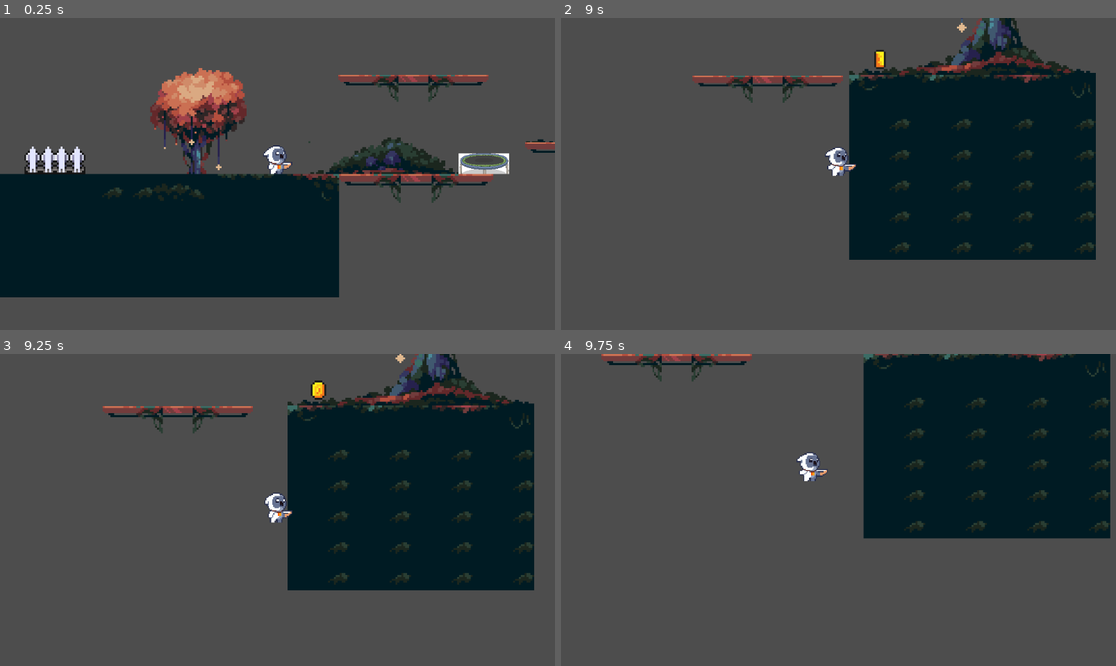
Above: before the commit, frames 1-4 (two rows, left to right).
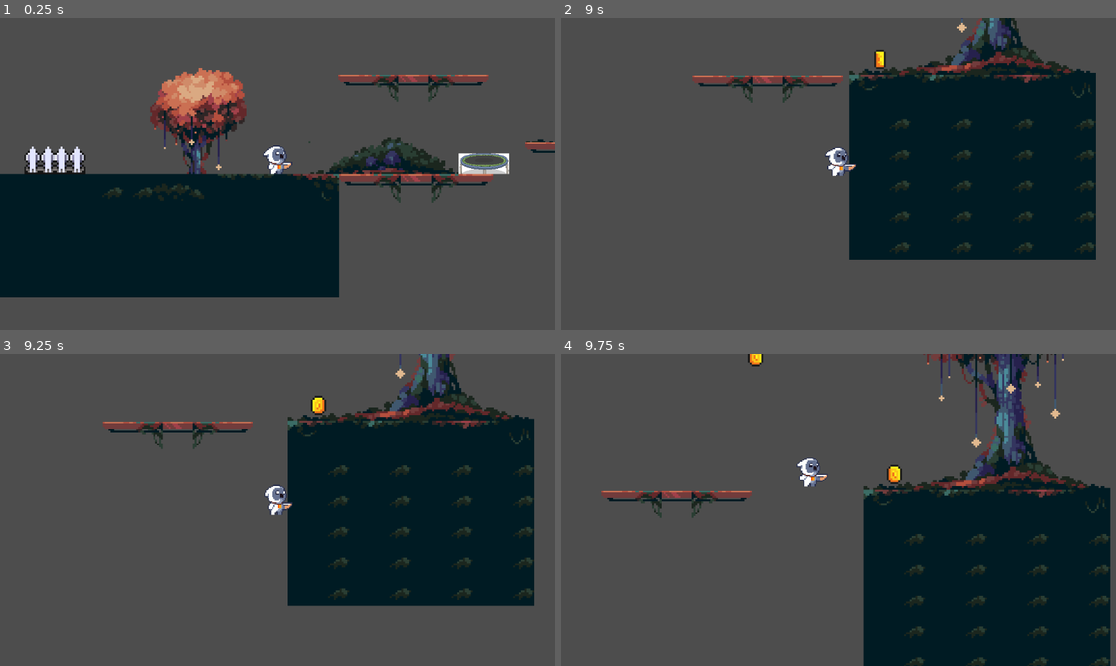
Above: after the commit, the same moments.

Repository: XiaoLuo952/2025GameDesignProject
Game: Godot game, scene res://scenes/game.tscn
Same seed, same stepped clock (60 frames per second), same inputs: the game is played once before the commit and once after it.
Inputs:
- Up to frame 1 (0.25 s): no input
- Up to frame 2 (9 s): tap Enter (ui_accept) at 0.5, 0.77, 1.07, 1.52, 1.55, 1.82, 2.1, 3.02, 3.32, 3.77, 3.8, 4.07, 4.52, 4.82, 5.85, 6.02, 6.32, 6.77, 7.07, 7.52, 7.82, 8.3 s; hold J (climb) 0.53-1.28 s; hold Right (ui_right) 0.53-2.03 s; tap L (dash) at 0.8, 1.35, 3.05, 3.6, 5.1, 7.35, 8.85 s; hold Left (ui_left) 2.03-2.78 s; hold J (climb) 2.03-2.78 s; hold Right (ui_right) 2.78-4.28 s; tap J (climb) at 2.85, 4.35 s; hold Left (ui_left) 4.28-5.03 s; hold Right (ui_right) 5.03-5.78 s; hold Left (ui_left) 5.78-7.28 s; hold J (climb) 6.53-7.28 s; hold Right (ui_right) from 7.28 s (still down); hold J (climb) 8.03-8.78 s
- Up to frame 3 (9.25 s): keep holding Right (ui_right); tap Enter (ui_accept) at 9.02 s; tap J (climb) at 9.05 s
- Up to frame 4 (9.75 s): tap Enter (ui_accept) at 9.32, 9.6 s; release Right (ui_right) at 9.53 s; hold Left (ui_left) from 9.53 s (still down)

Frames 1-2 are identical in both runs. In frame 3, 11% of the frame differs, in the area x 18-97%, y 0-81%; in frame 4, 40%, in the area x 7-99%, y 0-100%.

Commit message:
movingplatform

Diff:
--- /dev/null
+++ b/scenes/movingplatform.tscn
@@ -0,0 +1,18 @@
+[gd_scene load_steps=4 format=3 uid="uid://b7fy7h0cpmwtm"]
+
+[ext_resource type="Script" uid="uid://bqqc67ti03n11" path="res://scripts/movingplatform.gd" id="1_k55no"]
+[ext_resource type="Texture2D" uid="uid://b111182o0dsgs" path="res://assets/sprites/platforms.png" id="1_n41ed"]
+
+[sub_resource type="RectangleShape2D" id="RectangleShape2D_k55no"]
+size = Vector2(28, 8)
+
+[node name="movingplatform" type="CharacterBody2D"]
+script = ExtResource("1_k55no")
+
+[node name="Sprite2D" type="Sprite2D" parent="."]
+texture = ExtResource("1_n41ed")
+region_enabled = true
+region_rect = Rect2(16.6168, -0.191273, 31.3604, 9.81507)
+
+[node name="CollisionShape2D" type="CollisionShape2D" parent="."]
+shape = SubResource("RectangleShape2D_k55no")
--- /dev/null
+++ b/scripts/movingplatform.gd
@@ -0,0 +1,39 @@
+# 平台脚本
+extends CharacterBody2D
+
+@export var move_speed := 50.0
+@export var vertical_speed := 50.0     # 竖直速度
+
+var is_moving := false
+var is_rising := false                # 是否正在上升
+var is_downing := false               # 是否正在下降
+
+
+func start_moving():
+	#print('move')
+	is_moving = true
+
+func _physics_process(delta):
+	#水平移动
+	if is_moving:
+		#print('moving')
+		velocity.x = move_speed
+	else:
+		velocity.x = 0
+
+	# 垂直移动（修正后的逻辑）
+	velocity.y = 0  # 先重置
+	if is_rising:
+		velocity.y = -vertical_speed
+	elif is_downing:  # 使用elif确保不会同时设置
+		velocity.y = vertical_speed
+
+	move_and_slide()
+
+
+# 外部调用来控制上升状态
+func set_rising(state: bool):
+	is_rising = state
+# 外部调用来控制下降状态
+func set_downing(state: bool):
+	is_downing = state
--- a/scripts/player.gd
+++ b/scripts/player.gd
@@ -1,12 +1,12 @@
 extends CharacterBody2D
 
-#移动和跳跃的参数
+# 移动和跳跃的参数
 const SPEED = 160.0
 const JUMP_VELOCITY = -280.0
 const ACCEL_SMOOTHING = 0.2  # 加速平滑系数
 const DECEL_SMOOTHING = 0.1  # 减速平滑系数
 
-#冲刺的参数
+# 冲刺的参数
 const DASH_SPEED = 280.0
 const DASH_DURATION = 0.15
 const DASH_EXIT_SPEED = 0.6  # 冲刺结束时保留的速度比例
@@ -16,7 +16,7 @@
 var dash_timer := 0.0
 var dash_direction := Vector2.ZERO  # 记录冲刺方向
 
-#攀爬的参数
+# 攀爬的参数
 const CLIMB_SPEED = 80.0  # 攀爬速度
 const WALL_JUMP_VELOCITY = Vector2(200.0, -350.0)  # 墙跳的初始速度
 const WALL_JUMP_COOLDOWN = 0.15  # 墙跳后暂时禁用攀爬的时间
@@ -25,16 +25,16 @@
 var wall_jump_timer := 0.0  # 墙跳冷却计时器
 const GRAVITY = 980.0      # 重力常量
 
+var current_platform = null  # 记录当前站立的平台
+
 # 检测是否靠近墙壁
 func is_near_wall() -> bool:
 	# 检测左侧墙壁
 	var left_ray = $WallRayLeft
 	# 检测右侧墙壁
 	var right_ray = $WallRayRight
-
 	return (left_ray and left_ray.is_colliding()) or (right_ray and right_ray.is_colliding())
 
-#盲猜每帧进行
 func _physics_process(delta: float) -> void:
 	# 更新墙跳冷却计时器
 	if wall_jump_timer > 0:
@@ -59,10 +59,33 @@
 			if dash_count < 1:
 				dash_count = 1
 
+	# 平台互动检测
+	if is_on_floor():
+		# 获取所有碰撞的平台
+		for i in get_slide_collision_count():
+			var collision = get_slide_collision(i)
+			if collision.get_collider() is CharacterBody2D: # 假设平台都是CharacterBody2D
+				# 确认是从上方碰撞（玩家在平台上方）
+				if collision.get_normal().dot(Vector2.UP) > 0.7:
+					current_platform = collision.get_collider()
+					if current_platform.has_method("start_moving"):
+						current_platform.start_moving()
+					if Input.is_action_pressed("ui_up"):
+						current_platform.set_rising(true)
+					else:
+						current_platform.set_rising(false)
+					if Input.is_action_pressed("ui_down"):
+						current_platform.set_downing(true)
+					else:
+						current_platform.set_downing(false)
+
 	# 跳跃逻辑 - 地面跳跃或墙壁跳跃
-	if Input.is_action_just_pressed("ui_accept") and (is_on_floor() or is_climbing) and not is_dashing:
-		velocity.y = JUMP_VELOCITY
-		is_climbing = false  # 跳跃时停止攀爬
+	if Input.is_action_just_pressed("ui_accept"):
+		if (is_on_floor() or is_climbing) and not is_dashing:
+			velocity.y = JUMP_VELOCITY
+			is_climbing = false
+		elif can_climb and wall_jump_timer <= 0:
+			perform_wall_jump()
 
 	# 处理水平移动
 	var direction := Input.get_axis("ui_left", "ui_right")
@@ -77,51 +100,41 @@
 	if is_climbing:
 		var vertical_direction = Input.get_axis("ui_up", "ui_down")
 		velocity.y = vertical_direction * CLIMB_SPEED
-
 		# 如果没有垂直输入，停止垂直移动
 		if vertical_direction == 0:
 			velocity.y = 0
 
-	#冲刺逻辑
+	# 冲刺逻辑
 	if Input.is_action_just_pressed("dash") and dash_count > 0:
-		var dash_direction = Vector2(
+		var new_dash_direction = Vector2(
 			Input.get_axis("ui_left", "ui_right"),
 			Input.get_axis("ui_up", "ui_down")  # 即使限制移动，仍允许八方向冲刺
-		)#记录八个方向
-		if dash_direction == Vector2.ZERO:
-			dash_direction = Vector2.RIGHT
-
-		dash_direction = dash_direction.normalized()
-		dash_count -= 1  # 使用一次冲刺次数
+		)
+		if new_dash_direction == Vector2.ZERO:
+			new_dash_direction = Vector2.RIGHT
+		dash_direction = new_dash_direction.normalized()
+		dash_count -= 1
 		is_climbing = false  # 冲刺时停止攀爬
-		start_dash(dash_direction)
+		start_dash()
 
 	if is_dashing:
 		dash_timer -= delta
 		if dash_timer <= 0:
 			# 平滑退出冲刺
 			is_dashing = false
-
-			# 保留一部分动量，使过渡更自然
-			velocity = velocity * DASH_EXIT_SPEED
-
-			# 如果是向上冲刺，给一个合理的上升速度而不是直接归零
+			velocity *= DASH_EXIT_SPEED
 			if dash_direction.y < 0:
-				velocity.y = min(velocity.y, JUMP_VELOCITY * 0.7)  # 类似于一个小跳的感觉
+				velocity.y = min(velocity.y, JUMP_VELOCITY * 0.7)
 		else:
-			# 冲刺期间持续应用速度，确保方向保持一致
 			velocity = dash_direction * DASH_SPEED
-			# 冲刺期间不受重力影响
 			move_and_slide()
-			return  # 冲刺时跳过其他移动逻辑
+			return
 
 	move_and_slide()
 
-func start_dash(direction: Vector2):
+func start_dash():
 	is_dashing = true
 	dash_timer = DASH_DURATION
-	dash_direction = direction.normalized()  # 保存规范化的方向
-	velocity = dash_direction * DASH_SPEED   # 设置初始冲刺速度
 
 # 执行墙跳
 func perform_wall_jump():
@@ -141,4 +154,4 @@
 
 # 公共方法，让其他脚本可以增加冲刺次数
 func set_dash_count(count: int) -> void:
-	dash_count = min(count, MAX_DASH_COUNT)  # 确保不超过最大值
+	dash_count = min(count, MAX_DASH_COUNT)
Not shown, added: scripts/movingplatform.gd.uid
